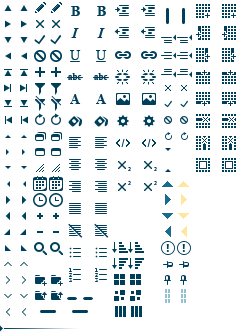
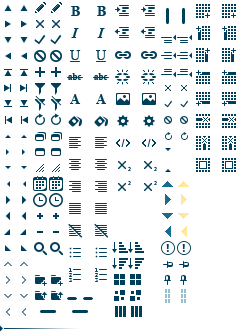
Layers edited between the first and the second 240px x 336px image:
painted on "table hover" over [222, 26, 236, 106]
painted on "table" over [196, 26, 210, 106]
